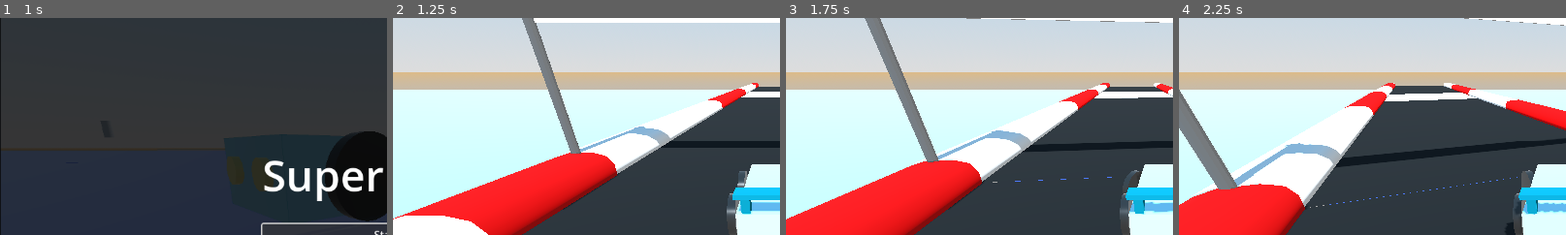
Above: before the commit, frames 1-4 (left to right).
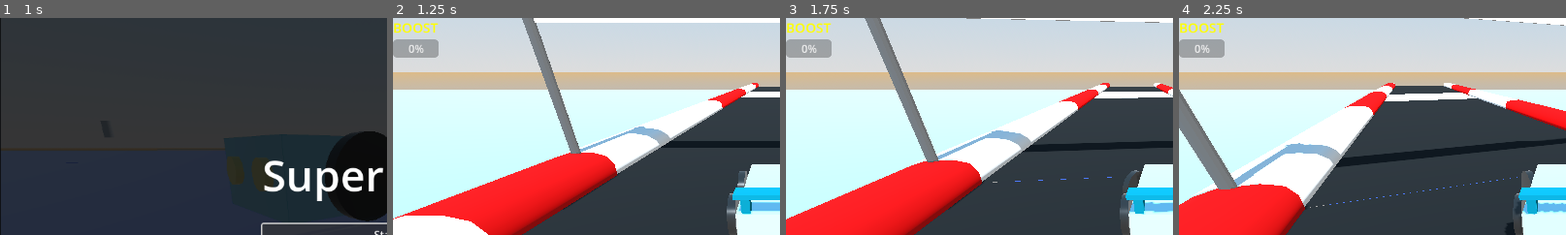
Above: after the commit, the same moments.

Repository: SirWadles/Super-Racer
Game: Godot game, scene res://scenes/main_menu.tscn
Two runs of this game, one before a commit and one after it. Both use one fixed random seed, a clock stepped at 60 frames per second and the inputs below. Sound files missing from this copy of the repository are replaced by a short silence.
Inputs:
- Up to frame 1 (1 s): click "Start" at 0.5 s
- Up to frame 2 (1.25 s): no input
- Up to frame 3 (1.75 s): tap Enter (ui_accept) at 1.25, 1.52 s; hold D (steer_right) from 1.28 s (still down); hold Ctrl (boost) from 1.28 s (still down)
- Up to frame 4 (2.25 s): release D (steer_right) at 2.03 s; release Ctrl (boost) at 2.03 s; hold S (brake) from 2.03 s (still down); tap Ctrl (boost) at 2.1 s
The pictures show only the part of the screen within x 0-50%, y 0-50%; the shares and areas given below are measured in that part.

Frame 1 is identical in both runs. In frame 2, 1.2% of the frame differs, in the area x 0-12%, y 2-19%; in frame 3, 1.2%; in frame 4, 1.2%.
Error after the commit: Invalid call. Nonexistent function 'update_boost' in base 'CanvasLayer (boost_meter.gd)'. (res://scripts/car.gd:83)

Commit message:
Boost (WIP)
Making a boost bar. Most is done.

Diff:
--- a/project.godot
+++ b/project.godot
@@ -18,7 +18,6 @@
 [autoload]
 
 Settings="*res://settings.gd"
-WebAudio="*res://web_audio.gd"
 
 [editor]
 
--- /dev/null
+++ b/scenes/boost_meter.gd
@@ -0,0 +1,32 @@
+extends CanvasLayer
+
+@onready var boost_bar = $MarginContainer/VBoxContainer/BoostBar
+@onready var boost_label = $MarginContainer/VBoxContainer/BoostLabel
+
+func _ready():
+	boost_bar.min_value = 0.0
+	boost_bar.max_value = 100.0
+	boost_bar.value = 0.0
+
+	boost_label.add_theme_font_size_override("font_size", 20)
+	boost_label.add_theme_color_override("font_color", Color.YELLOW)
+
+func update_boost_display(boost_amount: float, max_boost: float):
+	var boost_percentage = (boost_amount / max_boost) * 100
+	boost_bar.value = boost_percentage
+	if boost_percentage > 70:
+		boost_bar.add_theme_stylebox_override("fill", create_stylebox(Color.GREEN))
+	elif boost_percentage > 30:
+		boost_bar.add_theme_stylebox_override("fill", create_stylebox(Color.GREEN))
+	else:
+		boost_bar.add_theme_stylebox_override("fill", create_stylebox(Color.GREEN))
+	boost_label.text = "BOOST: %d%%" % boost_percentage
+
+func create_stylebox(color: Color) -> StyleBoxFlat:
+	var stylebox = StyleBoxFlat.new()
+	stylebox.bg_color = color
+	stylebox.corner_radius_top_left = 5
+	stylebox.corner_radius_top_right = 5
+	stylebox.corner_radius_bottom_left = 5
+	stylebox.corner_radius_bottom_left = 5
+	return stylebox
--- /dev/null
+++ b/scenes/boost_meter.tscn
@@ -0,0 +1,20 @@
+[gd_scene load_steps=2 format=3 uid="uid://cr6d2d8irg80u"]
+
+[ext_resource type="Script" uid="uid://bw5y5nsjv7rpt" path="res://scenes/boost_meter.gd" id="1_omocu"]
+
+[node name="BoostMeter" type="CanvasLayer"]
+script = ExtResource("1_omocu")
+
+[node name="MarginContainer" type="MarginContainer" parent="."]
+offset_right = 40.0
+offset_bottom = 40.0
+
+[node name="VBoxContainer" type="VBoxContainer" parent="MarginContainer"]
+layout_mode = 2
+
+[node name="BoostLabel" type="Label" parent="MarginContainer/VBoxContainer"]
+layout_mode = 2
+text = "BOOST"
+
+[node name="BoostBar" type="ProgressBar" parent="MarginContainer/VBoxContainer"]
+layout_mode = 2
--- a/scripts/car.gd
+++ b/scripts/car.gd
@@ -59,9 +59,10 @@
 
 @onready var ground_ray = $RayCast3D
 
+var boost_meter_scene = preload("res://scenes/boost_meter.tscn")
+var boost_meter = null
+
 func _ready():
-	current_boost = max_boost
-
 	setup_particles()
 	setup_sounds()
 
@@ -72,6 +73,14 @@
 	if boost_particles:
 		boost_particles.emitting = false
 		boost_particles.one_shot = false
+	current_boost = max_boost
+
+	boost_meter = boost_meter_scene.instantiate()
+	add_child(boost_meter)
+
+func _process(delta):
+	if boost_meter:
+		boost_meter.update_boost(current_boost, max_boost)
 
 func setup_particles():
 	if drift_particles:
Not shown, added: scenes/boost_meter.gd.uid
